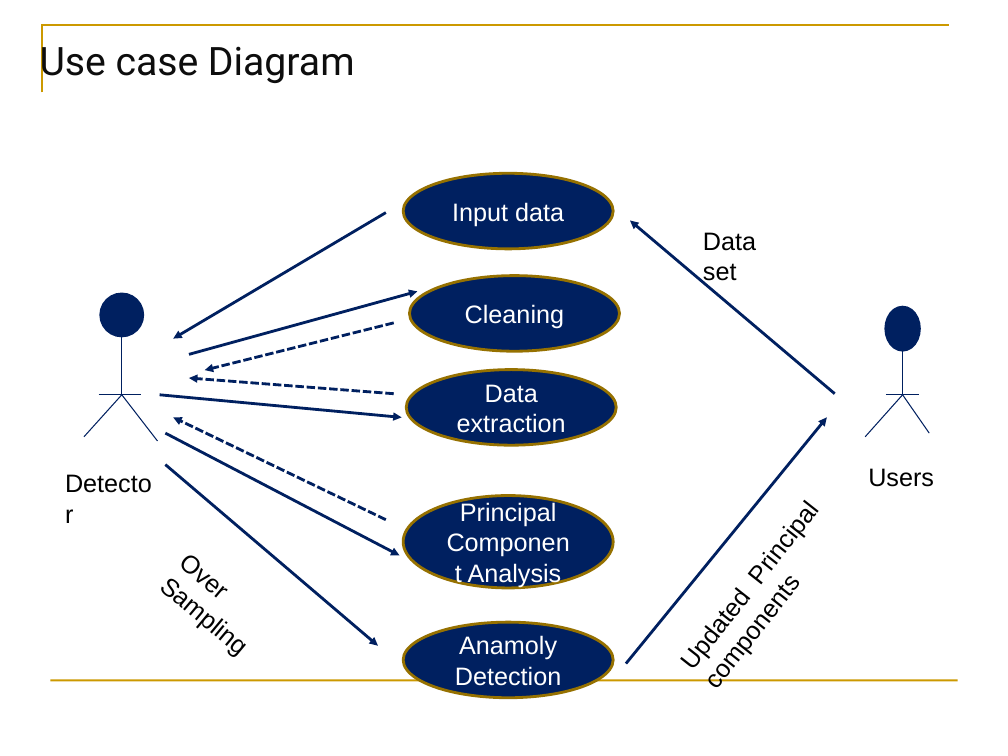
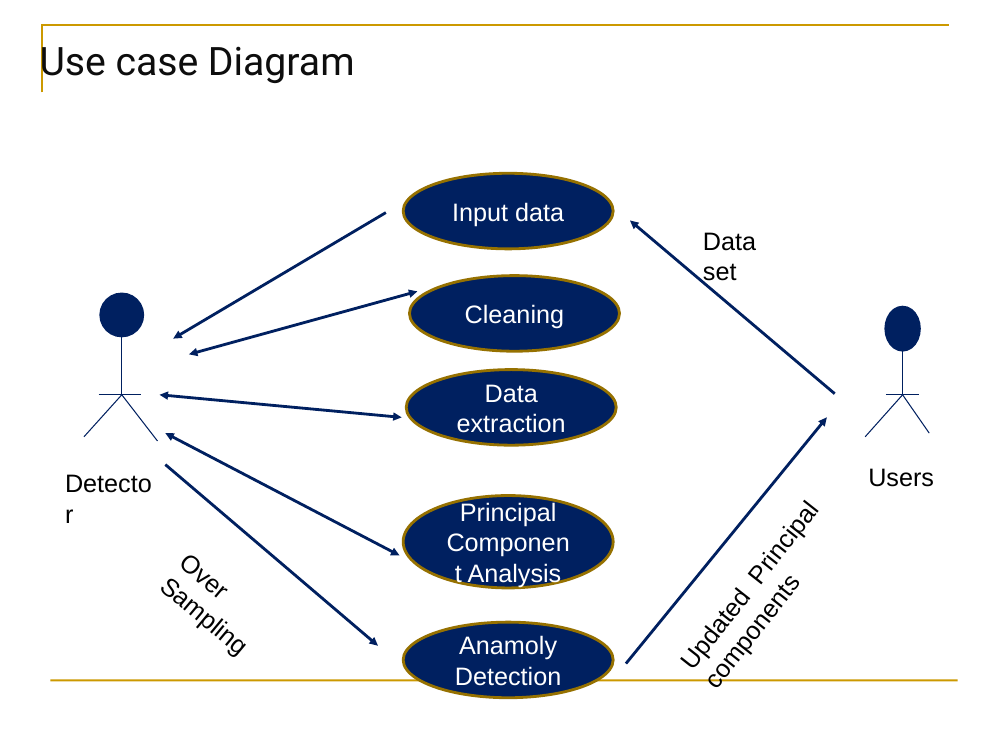
Before and after one commit to dhenuka999/A02, a slide deck: slide 6 of Review3.pptx. Drawn at 1008x756 pixels with LibreOffice and Linux fonts; fonts in the diff are those of the drawing; background and template pictures are left out. Boxes give left, top, right and bottom in pixels: in the first picture for what was removed or moved away, otherwise in the second. Text is boxed around its words. In the diff, an @@ line names an element or a change of style, - is before the commit and + after.

```diff
--- a/Review3.pptx
+++ b/Review3.pptx
@@ arrow (188, 355) - (417, 291): arrow to double arrow @@
@@ arrow removed from (394, 323) to (205, 370) @@
@@ arrow removed from (394, 394) to (188, 378) @@
@@ arrow (159, 395) - (401, 417): arrow to double arrow @@
@@ arrow removed from (386, 520) to (173, 417) @@
@@ arrow (165, 433) - (399, 555): arrow to double arrow @@
```
Also in this commit, not shown: 6 slides added, 9 slides removed.
